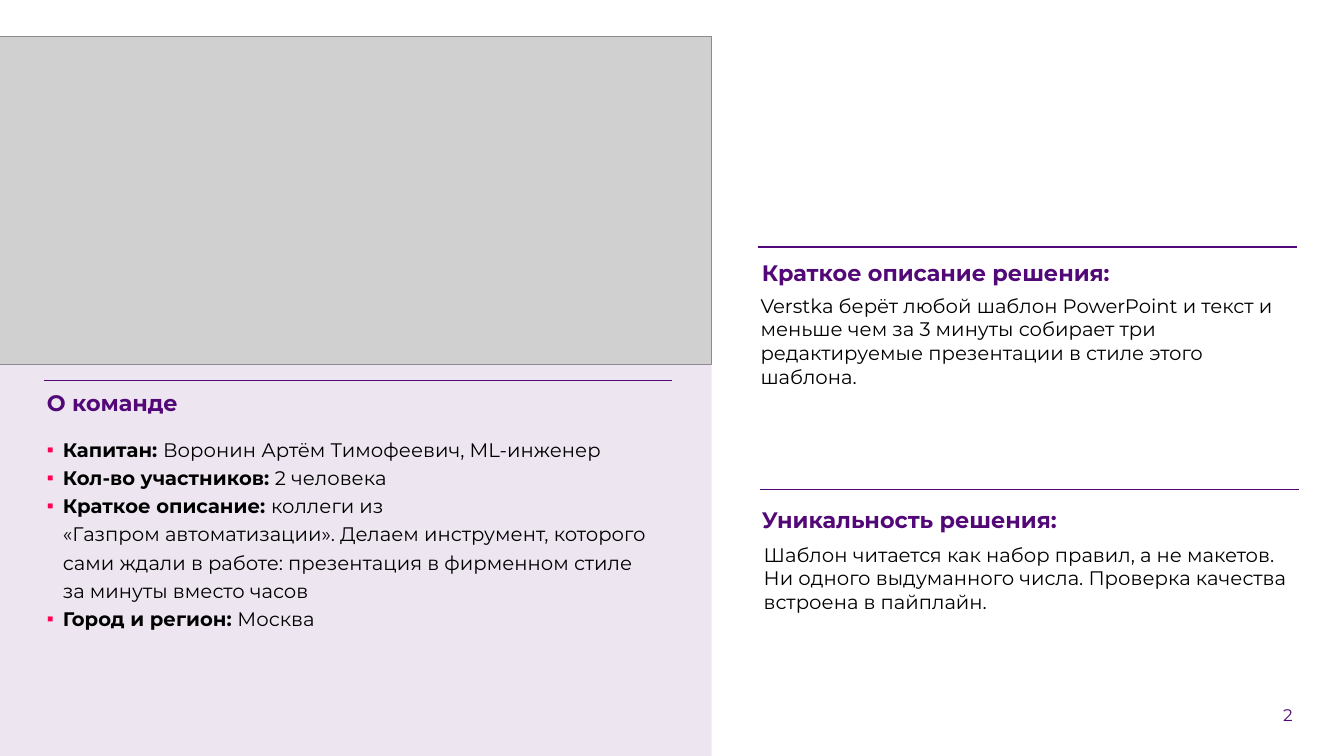
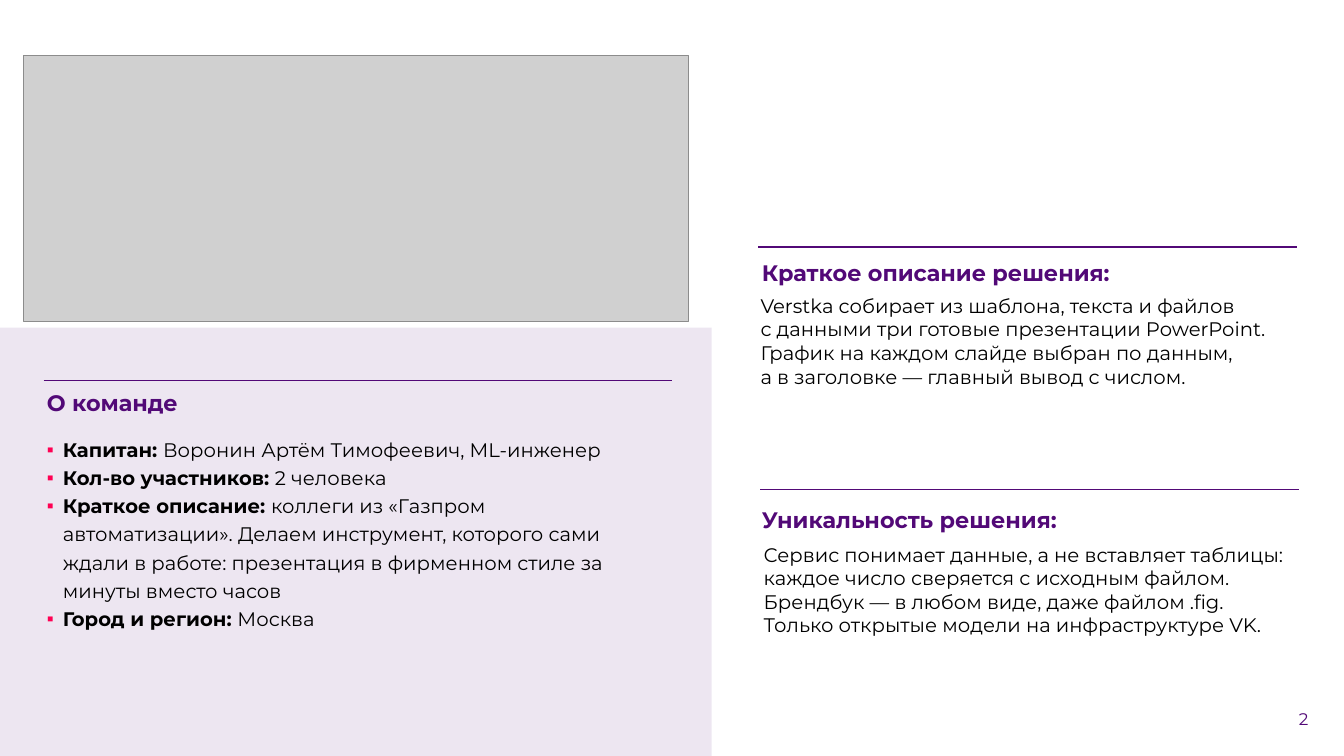
Before and after one commit to hl0pch1k/verstka, a slide deck: slide 2 of docs/presentation/verstka-pitch.pptx. Drawn at 1344x756 pixels with LibreOffice and Linux fonts; fonts in the diff are those of the drawing; grey boxes stand for pictures; background and template pictures are left out. Boxes give left, top, right and bottom in pixels: in the first picture for what was removed or moved away, otherwise in the second. Text is boxed around its words. In the diff, an @@ line names an element or a change of style, - is before the commit and + after.

Commit message:
Решение второй ступени по ссылкам первой: docs/presentation/verstka-pitch.pdf/.pptx — питч второй ступени (первый — verstka-pitch-stage1), examples/outputs открывается актуальными примерами

```diff
--- a/docs/presentation/verstka-pitch.pptx
+++ b/docs/presentation/verstka-pitch.pptx
@@ picture: place and size @@
-picture at [0,37,712,365]
+picture at [23,55,689,322]
@@ text at [761,298,1265,387]: text changed @@
-Verstka берёт любой шаблон PowerPoint и текст и меньше чем за 3 минуты собирает три редактируемые презентации в стиле этого шаблона.
+Verstka собирает из шаблона, текста и файлов с данными три готовые презентации PowerPoint. График на каждом слайде выбран по данным, а в заголовке — главный вывод с числом.
@@ text "Капитан: Воронин Артём Тимофеевич, ML-инженер" rewrapped from [63,442,646,630] to [63,442,603,630] @@
@@ text at [764,547,1284,636]: text changed @@
-Шаблон читается как набор правил, а не макетов. Ни одного выдуманного числа. Проверка качества встроена в пайплайн.
+Сервис понимает данные, а не вставляет таблицы: каждое число сверяется с исходным файлом. Брендбук — в любом виде, даже файлом .fig. Только открытые модели на инфраструктуре VK.
@@ page number at [1299,713,1309,725]: alignment centre to right; vertical alignment top to middle @@
```
Also in this commit, not shown: 5 other slides changed, 13 slides added, 9 slides removed, 7 other files.
